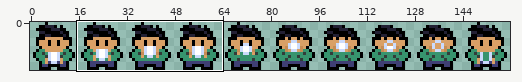
Edited in one commit: sprite sheet (assets/images/player.png). Above, an overview of the earlier version with the close-up marked.
Close-up. Before:
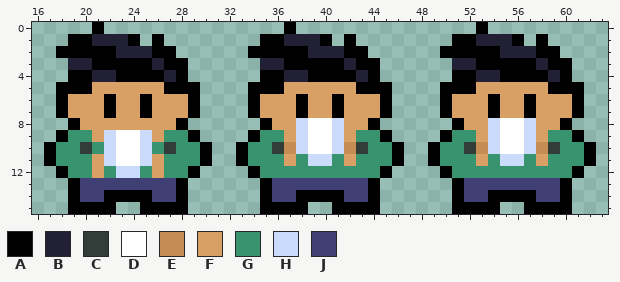
The file is 160x16 pixels. Shown: x 16..63, y 0..15.
Palette (. is transparent): A #000000  B #222034  C #323c39  D #ffffff  E #c58c54  F #d9a066  G #37946e  H #cbdbfc  J #3f3f74
Pixels before, first column x 17:
 0 ....A...............A...............A.........
 1 ..AABBBA.A........AABBBA.A........AABBBA.A....
 2 .AAAAABBBAA......AAAAABBBAA......AAAAABBBAA...
 3 ..BBAAAAABAA......BBAAAAABAA......BBAAAAABAA..
 4 ..AABBAAAABA......AABBAAAABA......AABBAAAABA..
 5 .AAAFFFFFFAAA....AAAFFFFFFAAA....AAAFFFFFFAAA.
 6 .AFFFAFFAFFFA....AFFFAFFAFFFA....AFFFAFFAFFFA.
 7 .AFFFAFFAFFFA....AFFFAFFAFFFA....AFFFAFFAFFFA.
 8 ..AFFFFFFFFA......AFFHDDHFFA......AFFHDDHFFA..
 9 .AGGFHDDHFGGA....AGGFHDDHFGGA....AGGFHDDHFGGA.
10 AGGCGHDDHGCGGA..AGGCEHDDHECGGA..AGGCEHDDHECGGA
11 AGGGFHDDHFGGGA..AGGGFGHHGFGGGA..AGGGFGHHGFGGGA
12 .AGGFGHHGFGGA....AGGGGGGGGGGA....AGGGGGGGGGGA.
13 ..AJJJJJJJJA......AJJJJJJJJA......AJJJJJJJJA..
14 ..AJJAAAAJJA......AJJAAAAJJA......AJJAAAAJJA..
15 ..AAAA..AAAA......AAAA..AAAA......AAAA..AAAA..
After the commit:
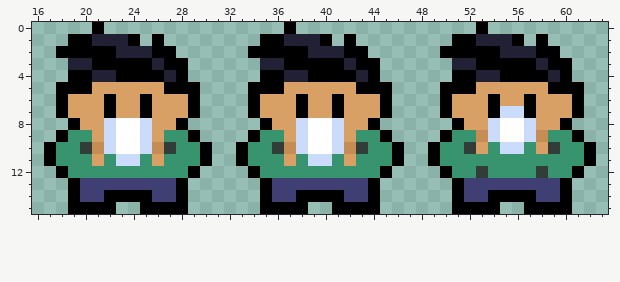
Edits made:
{"y":7,"x":55,"old":"FF","new":"HH"}
{"y":8,"x":22,"old":"FFFF","new":"HDDH"}
{"y":9,"x":53,"old":"F","new":"E"}
{"y":9,"x":58,"old":"F","new":"E"}
{"y":10,"x":21,"old":"G","new":"E"}
{"y":10,"x":26,"old":"G","new":"E"}
{"y":10,"x":53,"old":"EHDDHE","new":"FGHHGF"}
{"y":11,"x":22,"old":"HDDH","new":"GHHG"}
{"y":11,"x":53,"old":"F","new":"G"}
{"y":11,"x":55,"old":"HH","new":"GG"}
{"y":11,"x":58,"old":"F","new":"G"}
{"y":12,"x":21,"old":"F","new":"G"}
{"y":12,"x":23,"old":"HH","new":"GG"}
{"y":12,"x":26,"old":"F","new":"G"}
{"y":12,"x":53,"old":"G","new":"C"}
{"y":12,"x":58,"old":"G","new":"C"}
{"label":"changed","picture_box":[476,106,548,178]}
{"label":"changed","picture_box":[92,118,164,178]}
